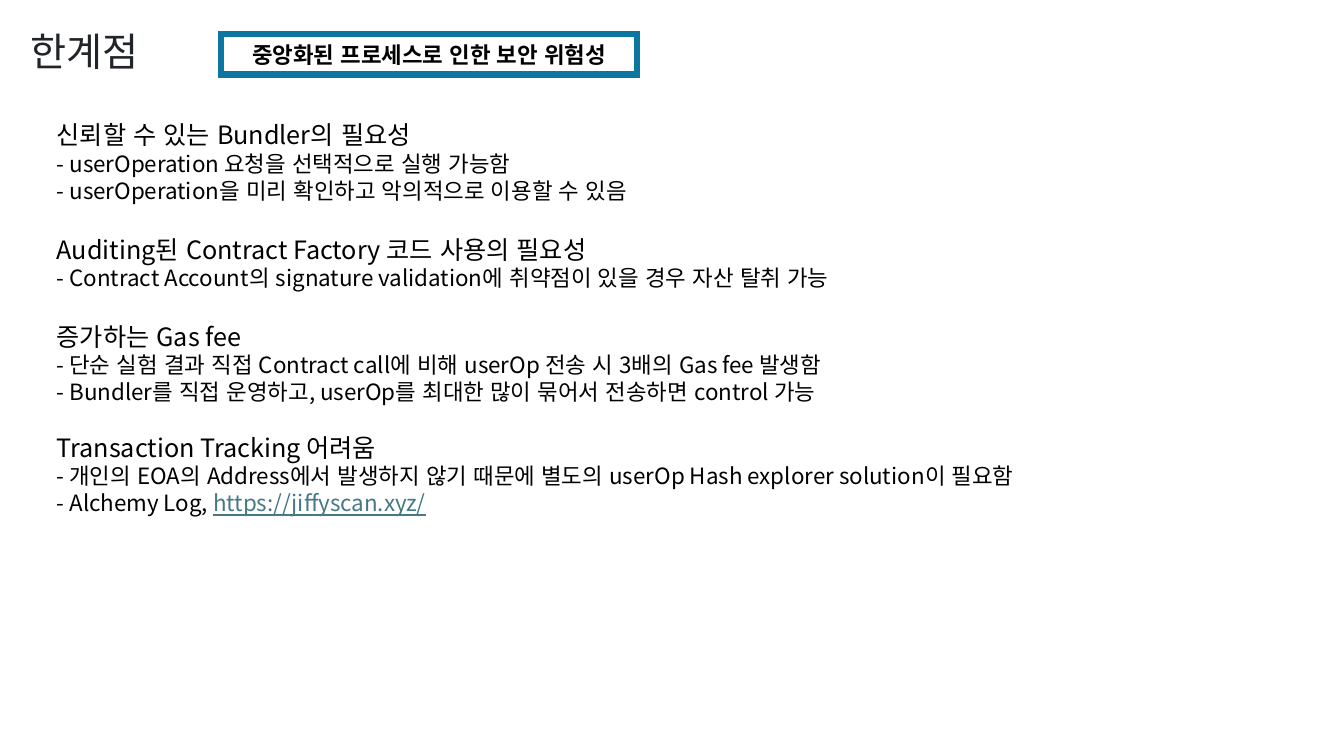
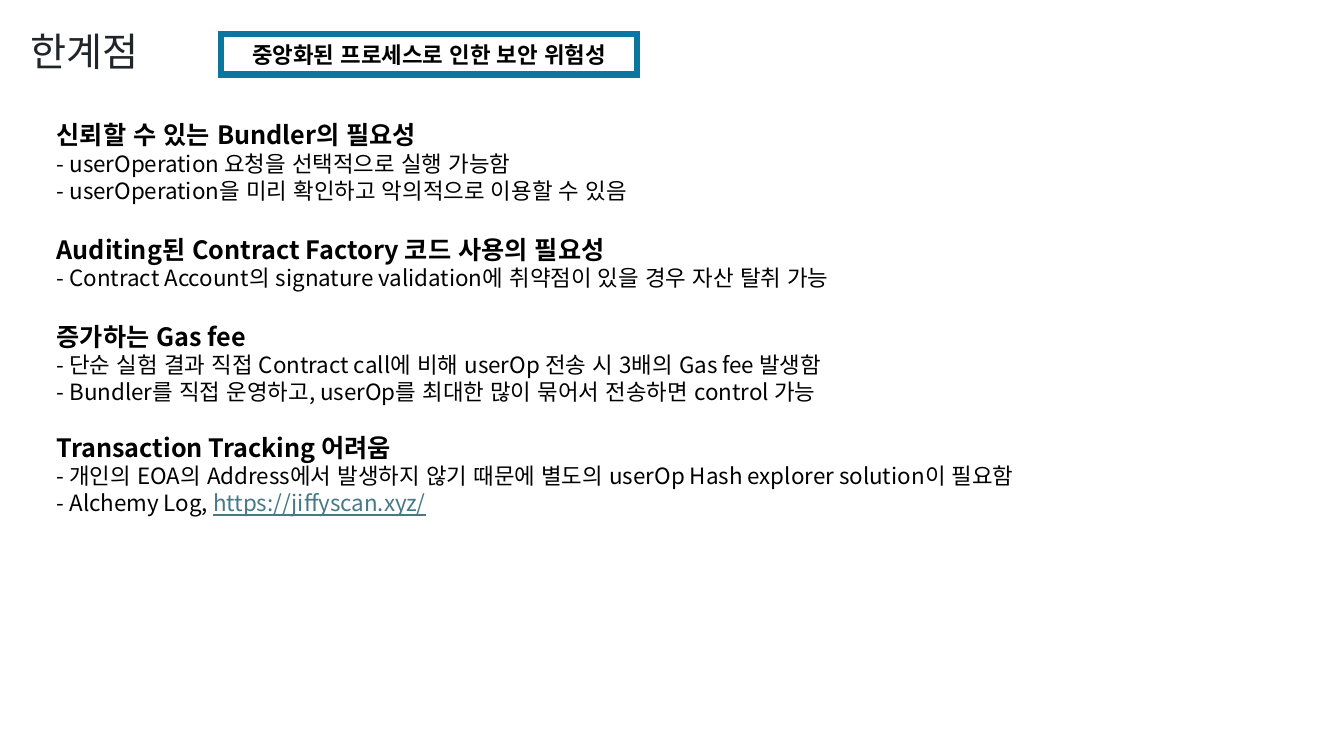
Before and after one commit to yyyljy/erc4337_alchemybundler, a slide deck: slide 15 of ERC4337.pptx. Drawn at 1344x756 pixels with LibreOffice and Linux fonts; fonts in the diff are those of the drawing. Boxes give left, top, right and bottom in pixels: in the first picture for what was removed or moved away, otherwise in the second. Text is boxed around its words. In the diff, an @@ line names an element or a change of style, - is before the commit and + after.

```diff
--- a/ERC4337.pptx
+++ b/ERC4337.pptx
@@ text at bbox=[57, 122, 605, 463]: bold on in "신뢰할 수 있는 Bundler의 필요성", "Auditing된 Contract Factory 코드 사용의 필요성", "증가하는 Gas fee", "Transaction Tracking 어려움" @@
```
Also in this commit, not shown: 8 other slides changed.
